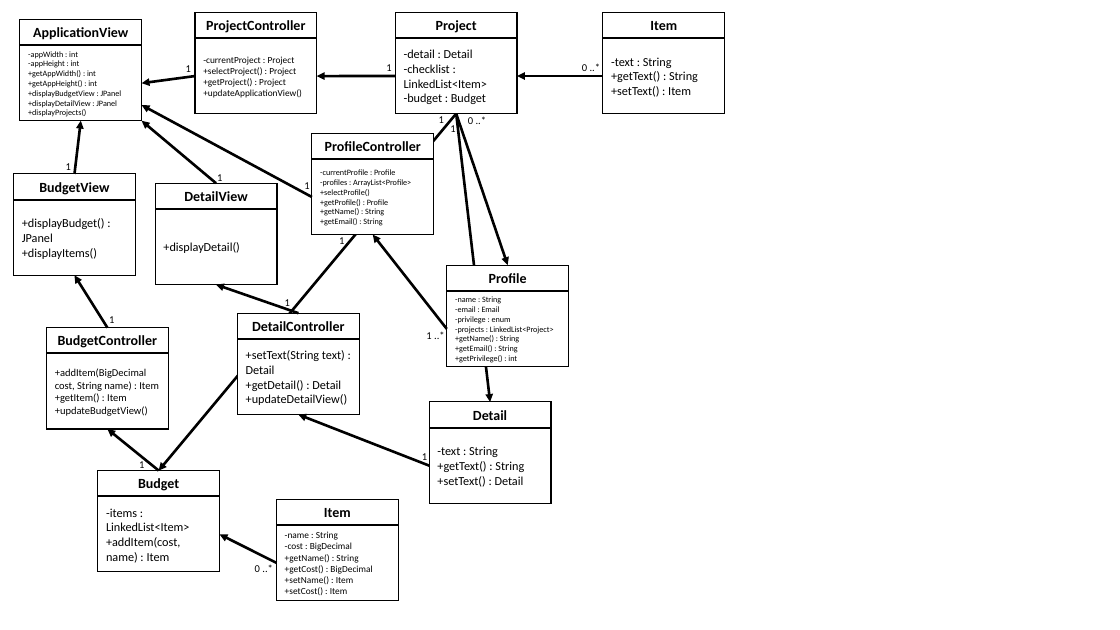
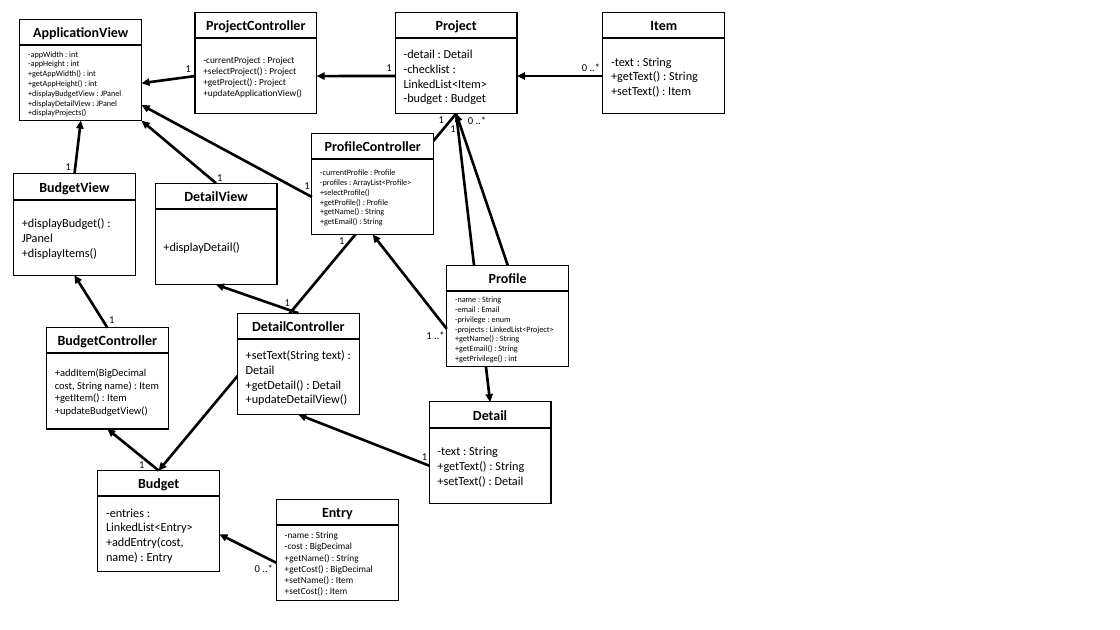
Before and after one commit to dgreen29/Creative-Tech-Brains, a slide deck: slide 2 of documentation/AppDesign.pptx. Drawn at 1120x630 pixels with LibreOffice and Linux fonts; fonts in the diff are those of the drawing. Boxes give left, top, right and bottom in pixels: in the first picture for what was removed or moved away, otherwise in the second. Text is boxed around its words. In the diff, an @@ line names an element or a change of style, - is before the commit and + after.

```diff
--- a/documentation/AppDesign.pptx
+++ b/documentation/AppDesign.pptx
@@ arrow (456, 113) - (507, 266): arrowheads changed @@
@@ text in rectangle at <box>106,508,193,563</box>: text changed @@
--items : LinkedList<Item>
-+addItem(cost, name) : Item
+-entries : LinkedList<Entry>
++addEntry(cost, name) : Entry
@@ text in rectangle at <box>322,508,353,520</box>: text changed @@
-Item
+Entry
```
Also in this commit, not shown: 1 slide added, 27 other files.
